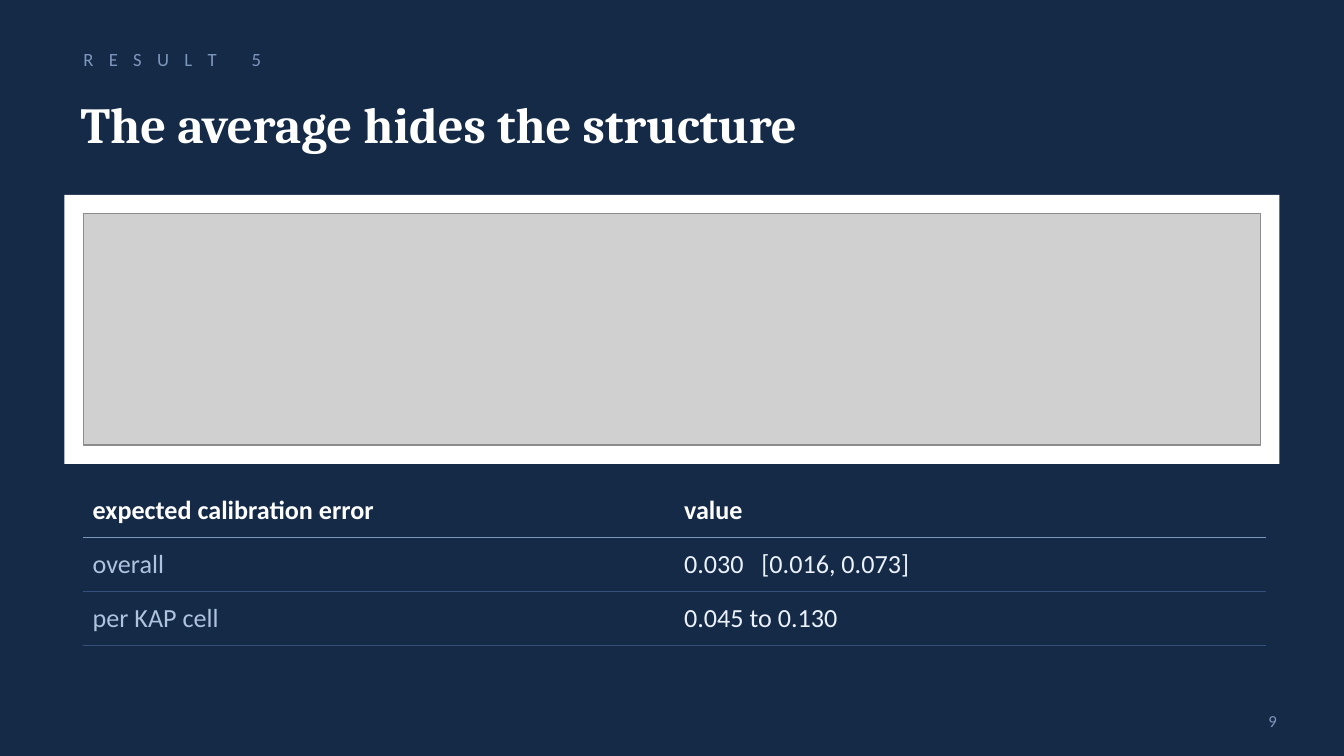
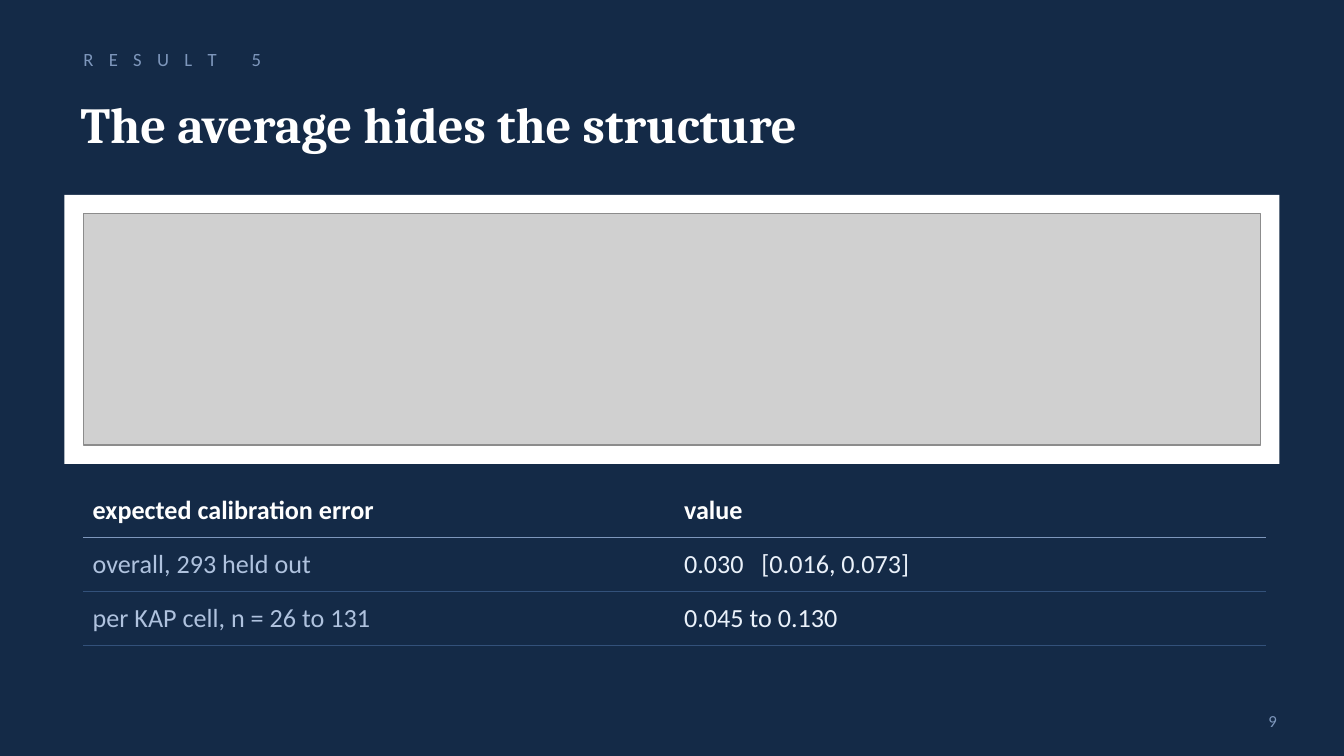
Before and after one commit to shecode-hue/knowing-where-not-to-look, a slide deck: slide 9 of presentation/knowing_where_not_to_look.pptx. Drawn at 1344x756 pixels with LibreOffice and Linux fonts; fonts in the diff are those of the drawing; grey boxes stand for pictures. Boxes give left, top, right and bottom in pixels: in the first picture for what was removed or moved away, otherwise in the second. Text is boxed around its words. In the diff, an @@ line names an element or a change of style, - is before the commit and + after.

Commit message:
Sample sizes on every claim: in the plates' axis labels and on each slide
Dissociation plate labels carry n = 2,706 and n = 738 per arm; the depth
plate carries per-class n; the inversion plate states 293 questions by
ten samples in its axis label. Result 3 gains an n-held-out column, the
calibration and fusion slides state their 293, 207, 195 and 70, and the
problem slide quotes CRAG's 44% accuracy, 30% hallucination baseline.

```diff
--- a/presentation/knowing_where_not_to_look.pptx
+++ b/presentation/knowing_where_not_to_look.pptx
@@ table at [83,484,1266,635] @@
-row 2, column 1: overall
+row 2, column 1: overall, 293 held out
-row 3, column 1: per KAP cell
+row 3, column 1: per KAP cell, n = 26 to 131
```
Also in this commit, not shown: 4 other slides changed, 4 other files.
